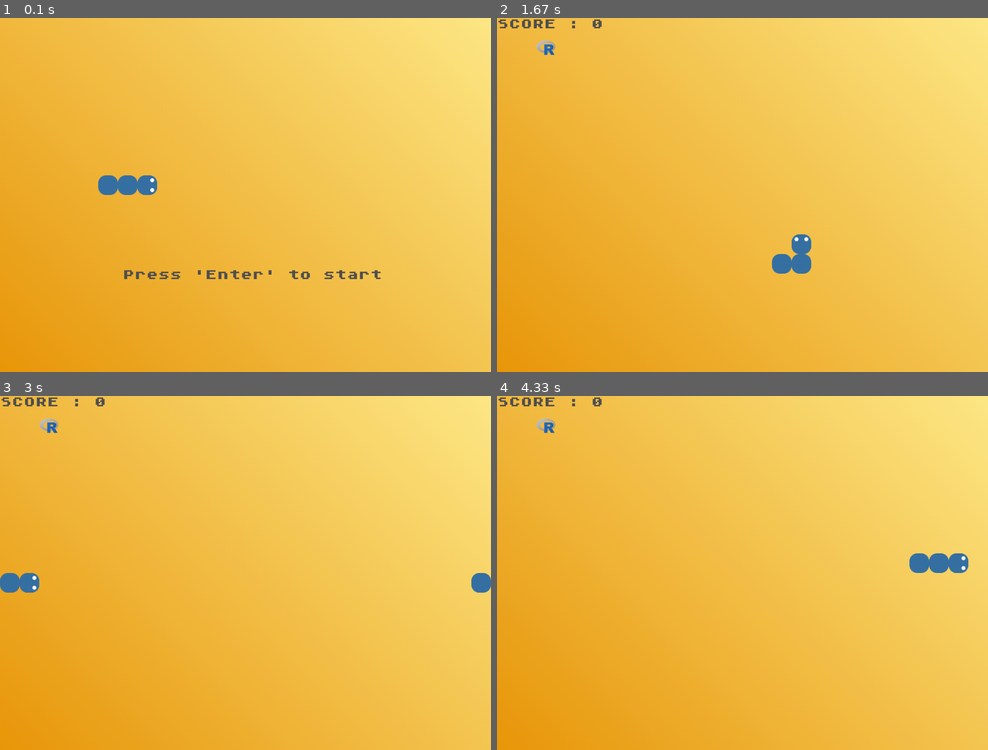
Above: before the commit, frames 1-4 (two rows, left to right).
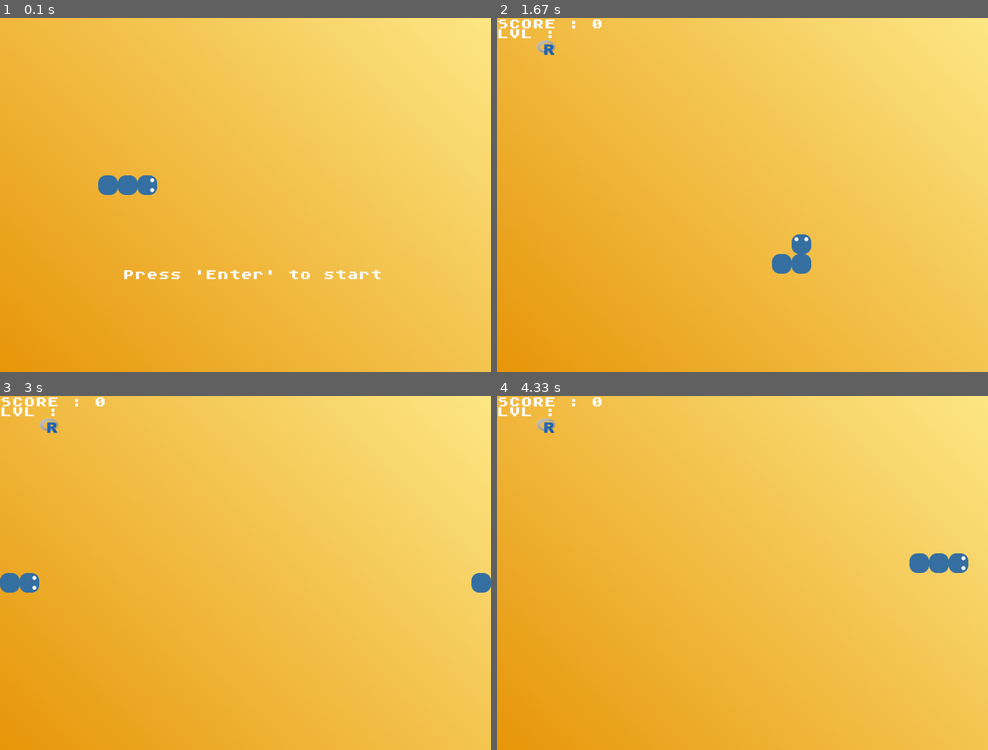
Above: after the commit, the same moments.

Repository: alexanderchainsaw/pygameHungryPythonOld
Game: pygame game, started from main.py
Same seed, same stepped clock (60 frames per second), same inputs: the game is played once before the commit and once after it.
Inputs:
- Up to frame 1 (0.1 s): no input
- Up to frame 2 (1.67 s): tap Enter at 0.33 s; tap S at 0.67 s; hold Right 1.07-1.53 s; hold Up from 1.57 s (still down)
- Up to frame 3 (3 s): release Up at 1.87 s; hold Right 1.9-2.37 s; hold Left 2.4-2.93 s; hold Down from 2.97 s (still down)
- Up to frame 4 (4.33 s): release Down at 3.27 s; hold Left 3.3-3.7 s; hold Up 3.73-4.1 s; hold Right from 4.13 s (still down)

The runs differ from the first frame. In frame 1, 0.5% of the frame differs, in the area x 25-78%, y 71-74%; in frame 2, 0.3%; in frame 3, 0.3%; in frame 4, 0.3%.

Commit message:
preparing for adding lvls

Diff:
--- a/main.py
+++ b/main.py
@@ -16,7 +16,7 @@
 speed = 10  # difficulty (higher = faster)
 
 
-def print_text(screen, font, x, y, text, font_color=(80, 80, 80)):
+def print_text(screen, font, x, y, text, font_color=(255, 255, 255)):
     imgtext = font.render(text, True, font_color)
     screen.blit(imgtext, (x, y))
 
@@ -148,18 +148,26 @@
                         SQUARE_SIZE * 2, SQUARE_SIZE * 2))
         screen.blit(head_position, (snake[0][0] * SQUARE_SIZE, snake[0][1] * SQUARE_SIZE,
                     SQUARE_SIZE * 2, SQUARE_SIZE * 2))
+        # painting obstacles
+        # pygame.draw.rect(screen, (0, 0, 0), (SQUARE_SIZE * 4, 0, SQUARE_SIZE*17, SQUARE_SIZE))
+        # pygame.draw.rect(screen, (0, 0, 0), (SQUARE_SIZE * 4, SQUARE_SIZE*17, SQUARE_SIZE*17, SQUARE_SIZE))
+        # pygame.draw.rect(screen, (0, 0, 0), (0, SQUARE_SIZE*4, SQUARE_SIZE, SQUARE_SIZE*10))
+        # pygame.draw.rect(screen, (0, 0, 0), (WIDTH-SQUARE_SIZE, SQUARE_SIZE*4, SQUARE_SIZE, SQUARE_SIZE*10))
+
         if running:
             print_text(screen, main_font, 0, 0, f'SCORE : {score}')
+            print_text(screen, main_font, 0, 20, f'LVL : ')
         if not running:
             if start:
                 print_text(screen, main_font, WIDTH // 2 - 100,
                            HEIGHT // 2, 'GAME OVER')
                 print_text(screen, main_font, WIDTH // 2 - 150,
                            HEIGHT // 2 + 75, f'SCORE : {score}')
+                print_text(screen, main_font, WIDTH // 2 - 100,
+                           HEIGHT // 2 + 110, f'LVL : ')
         if not running:
             print_text(screen, main_font, WIDTH // 2 - 250,
                        HEIGHT // 2 + 150, "Press 'Enter' to start")
-
         pygame.display.update()
         game_time.tick(speed)
 
